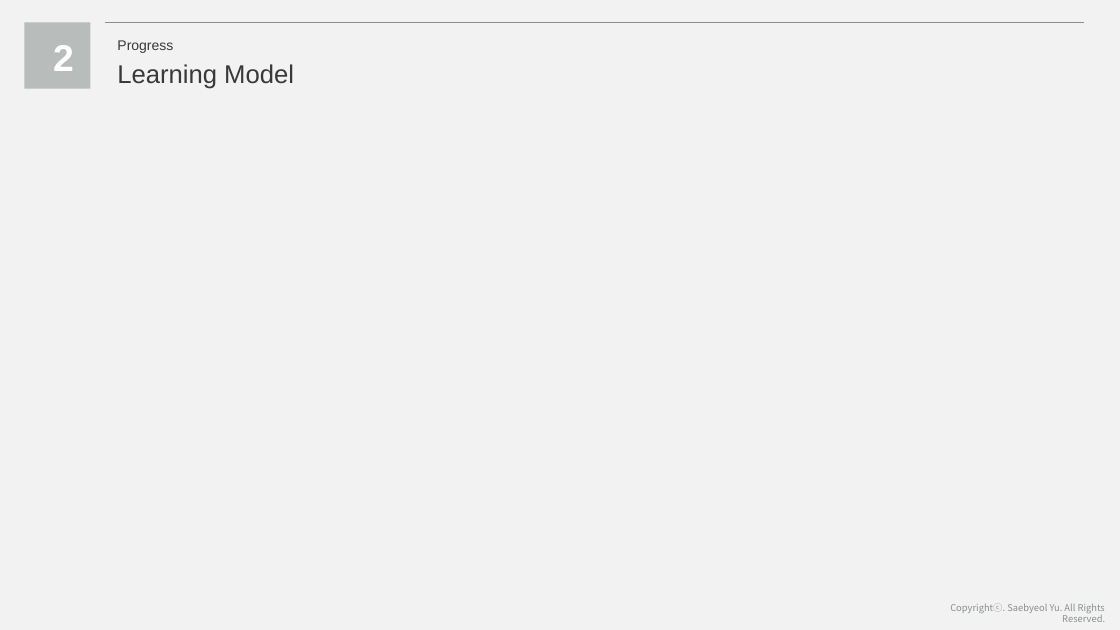
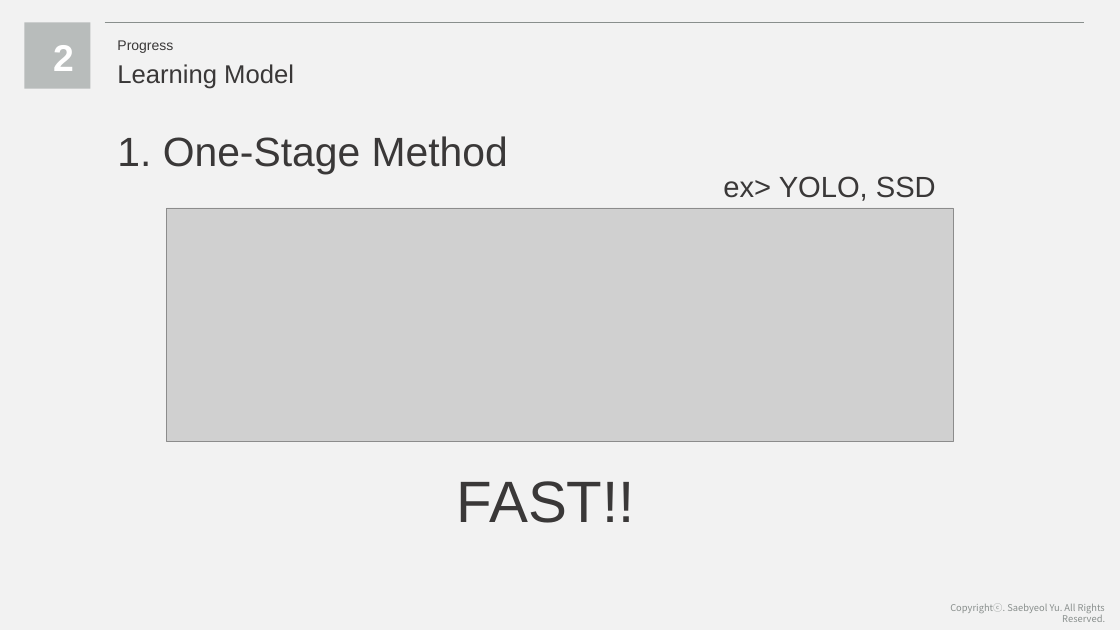
Before and after one commit to smoothie316/Docs, a slide deck: slide 22 of Weekly Presentation/Capstone Design 4th Presentation.pptx (slide 24 before the commit). Drawn at 1120x630 pixels with LibreOffice and Linux fonts; fonts in the diff are those of the drawing; grey boxes stand for pictures. Boxes give left, top, right and bottom in pixels: in the first picture for what was removed or moved away, otherwise in the second. Text is boxed around its words. In the diff, an @@ line names an element or a change of style, - is before the commit and + after.

```diff
--- a/Weekly Presentation/Capstone Design 4th Presentation.pptx
+++ b/Weekly Presentation/Capstone Design 4th Presentation.pptx
@@ text added at (x1=117, y1=136, x2=508, y2=175), 35 pt, text #3A3838 @@
+1. One-Stage Method
@@ text added at (x1=723, y1=176, x2=936, y2=201), 25 pt, text #3A3838 @@
+ex> YOLO, SSD
@@ picture added at (x1=166, y1=208, x2=953, y2=442) @@
@@ text added at (x1=457, y1=481, x2=635, y2=523), 50 pt, text #3A3838 @@
+FAST!!
```
Also in this commit, not shown: 26 other slides changed, 1 slide added.
